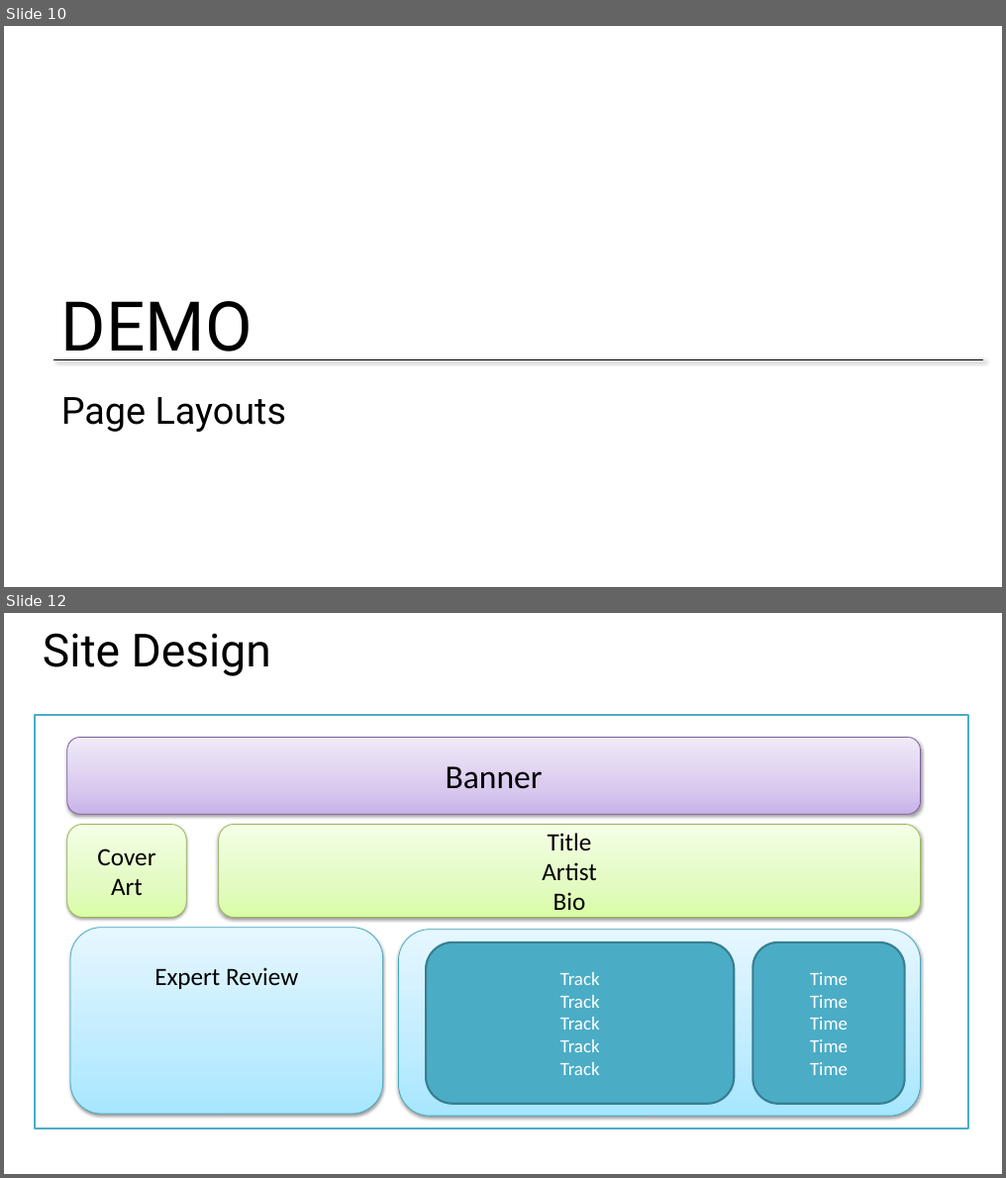
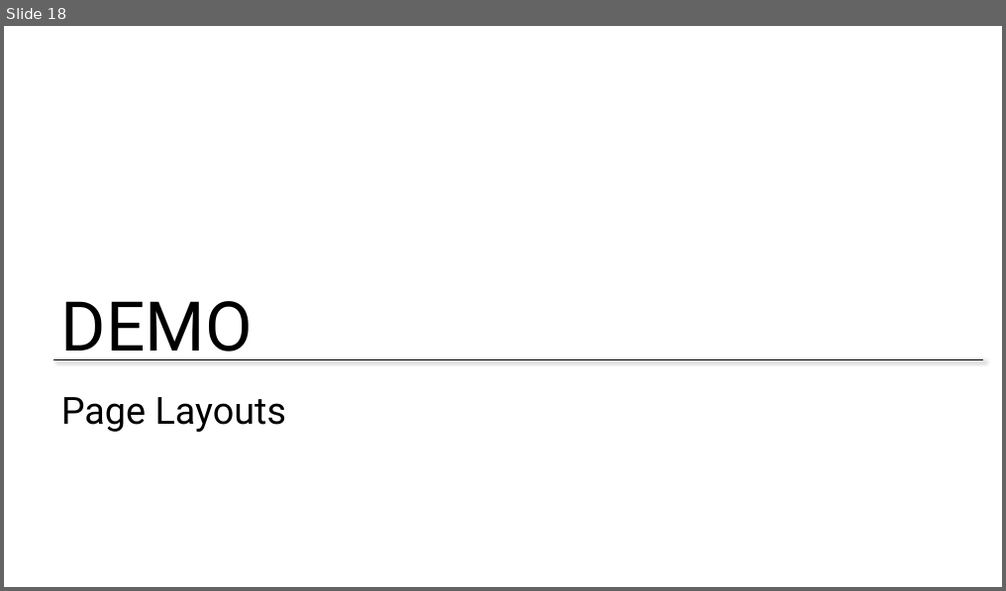
Before and after one commit to zmy/Bootstrap-edX, a slide deck: Slides/Week 1 - Part 2 - Page layout.pptx. Shown one above the other, each under a label of ours: slides 10 and 12 before the commit, slide 18 after it; the slides between them are not shown. The pictures are 1006x1178 and 1006x591 pixels, drawn with LibreOffice and Linux fonts; fonts in the diff are those of the drawing; background and template pictures are left out. Boxes give left, top, right and bottom in pixels: in the first picture for what was removed or moved away, otherwise in the second. Text is boxed around its words. In the diff, an @@ line names an element or a change of style, - is before the commit and + after.

```diff
--- a/Slides/Week 1 - Part 2 - Page layout.pptx
+++ b/Slides/Week 1 - Part 2 - Page layout.pptx
@@ slide 12 removed at <box>4,613,1002,1174</box>, background #FFFFFF @@
@@ title removed at <box>43,633,271,676</box> @@
-Site Design
@@ rectangle removed at <box>36,715,969,1129</box> @@
@@ rounded rectangle removed at <box>67,738,921,814</box> @@
-Banner
@@ rounded rectangle removed at <box>67,824,186,917</box> @@
-Cover Art
@@ rounded rectangle removed at <box>219,824,921,917</box> @@
-Title
-Artist
-Bio
@@ rounded rectangle removed at <box>70,928,383,1114</box> @@
-Expert Review
@@ rounded rectangle removed at <box>399,930,921,1116</box> @@
@@ rounded rectangle removed at <box>426,943,735,1104</box> @@
-Track
-Track
-Track
-Track
-Track
@@ rounded rectangle removed at <box>753,943,905,1104</box> @@
-Time
-Time
-Time
-Time
-Time
@@ what was slide 10 is now slide 18 @@
```
Also in this commit, not shown: 1 slide changed, 9 slides added, 6 other slides removed, 3 other files.
